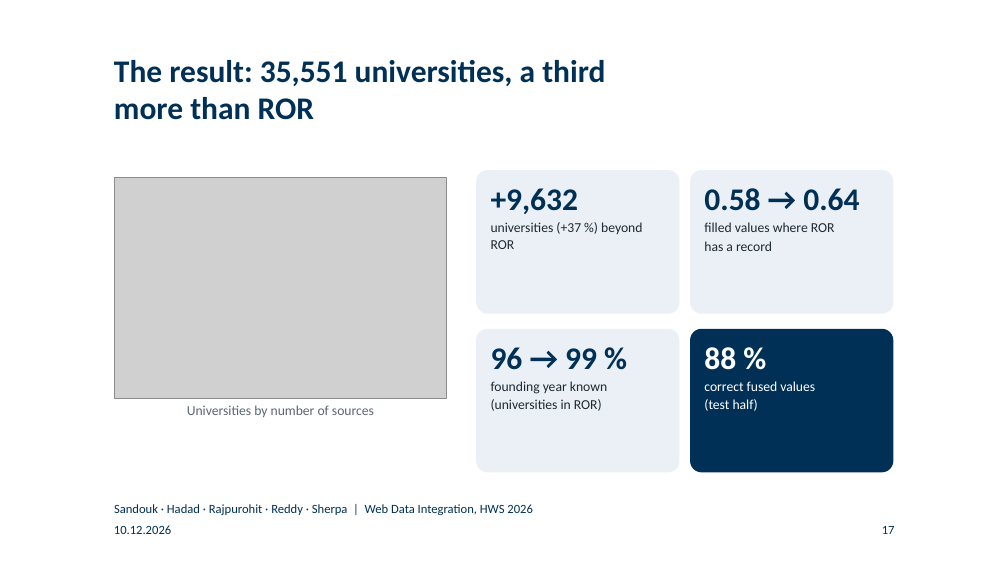
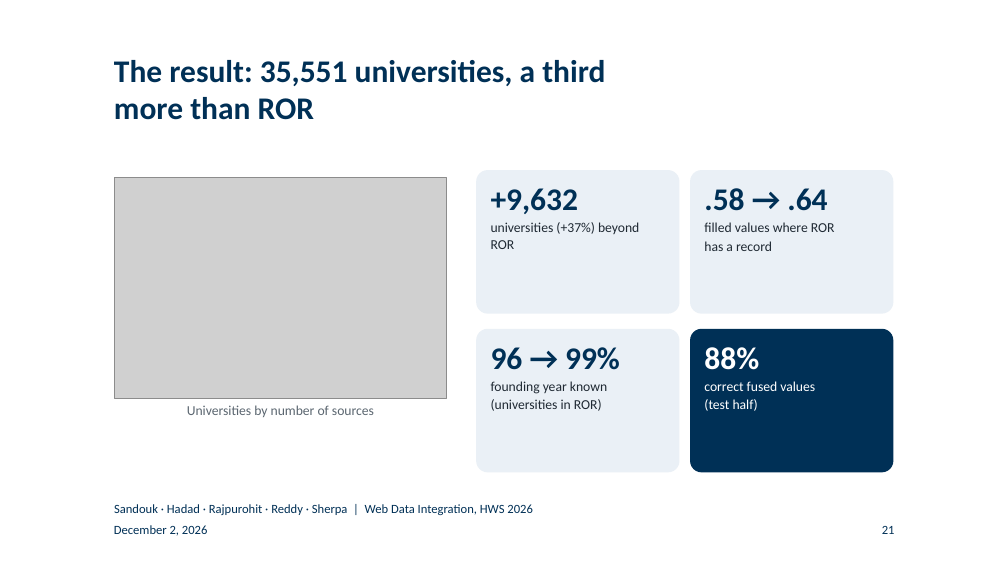
Before and after one commit to BlackSamuron0305/Web-Data-Integration-Project-HWS2026, a slide deck: slide 21 of submission/final-presentation/final_presentation.pptx (slide 17 before the commit). Drawn at 1008x567 pixels with LibreOffice and Linux fonts; fonts in the diff are those of the drawing; grey boxes stand for pictures; background and template pictures are left out. Boxes give left, top, right and bottom in pixels: in the first picture for what was removed or moved away, otherwise in the second. Text is boxed around its words. In the diff, an @@ line names an element or a change of style, - is before the commit and + after.

```diff
--- a/submission/final-presentation/final_presentation.pptx
+++ b/submission/final-presentation/final_presentation.pptx
@@ text at bbox=[704, 188, 827, 211]: text changed @@
-0.58 → 0.64
+.58 → .64
@@ text at bbox=[491, 222, 639, 249]: spaces changed @@
-universities (+37 %) beyond ROR
+universities (+37%) beyond ROR
@@ text at bbox=[491, 347, 620, 370]: spaces changed @@
-96 → 99 %
+96 → 99%
@@ text at bbox=[704, 347, 759, 370]: spaces changed @@
-88 %
+88%
@@ text at bbox=[114, 525, 207, 535]: text changed @@
-10.12.2026
+December 2, 2026
@@ page number at bbox=[882, 526, 895, 534]: text changed @@
-17
+21
```
Also in this commit, not shown: 21 other slides changed, 4 slides added, 11 other files.
